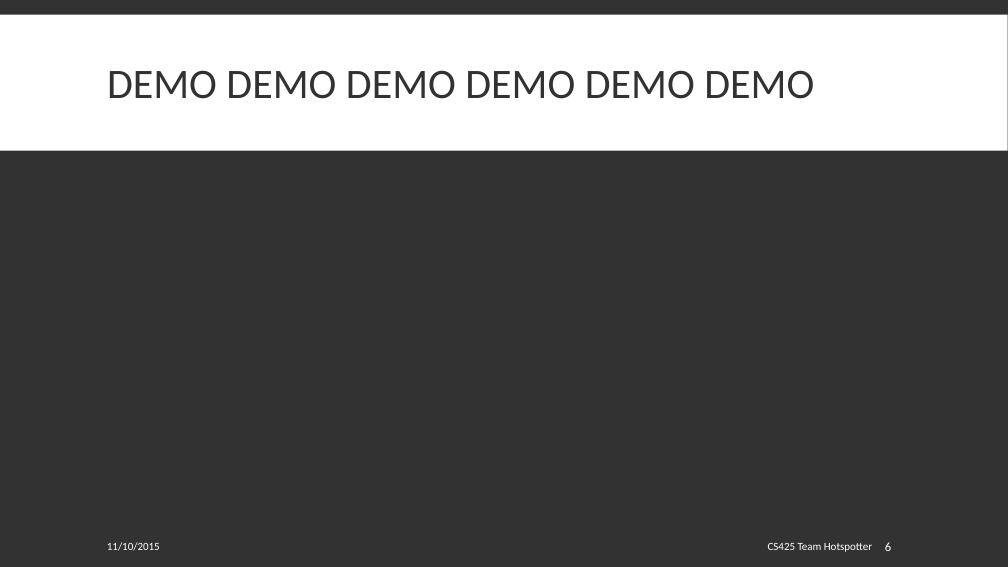
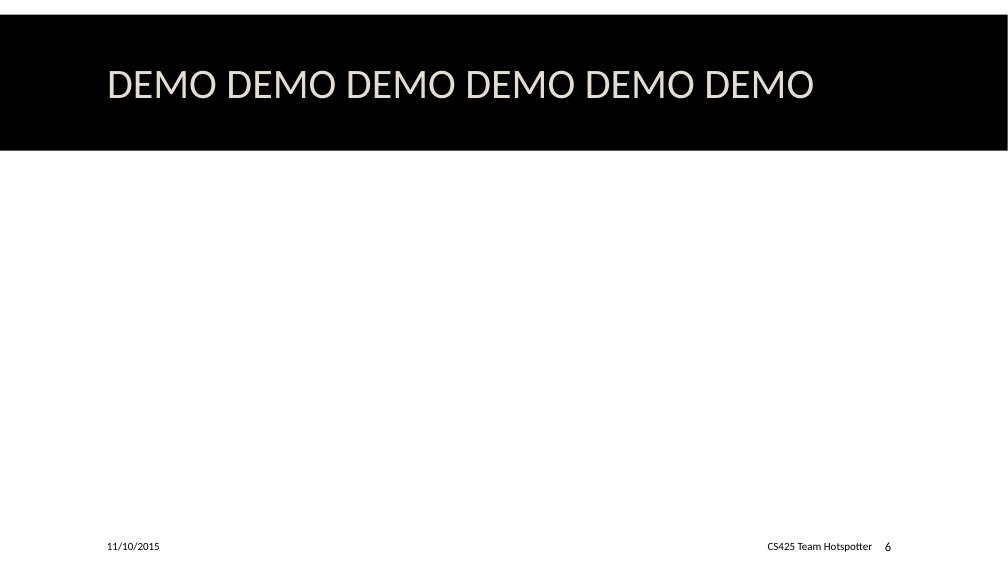
Before and after one commit to spesmit/hotspotter, a slide deck: slide 6 of Documentation/Presentations/CS499 Final Presentation.pptx. Drawn at 1008x567 pixels with LibreOffice and Linux fonts; fonts in the diff are those of the drawing; background and template pictures are left out. Boxes give left, top, right and bottom in pixels: in the first picture for what was removed or moved away, otherwise in the second. Text is boxed around its words. In the diff, an @@ line names an element or a change of style, - is before the commit and + after.

Commit message:
changed color scheme

```diff
--- a/Documentation/Presentations/CS499 Final Presentation.pptx
+++ b/Documentation/Presentations/CS499 Final Presentation.pptx
@@ background #323232 to picture (left out) @@
@@ rectangle at (0,14,1008,150): fill #FFFFFF to #000000 @@
@@ title "DEMO DEMO DEMO DEMO DEMO ..." at (107,70,814,99): text colour #323232 to #E3DED1 @@
@@ text colour #FFFFFF to #000000 in 3 elements at (107,542,160,551), (768,543,872,552), (885,542,891,551) @@
```
Also in this commit, not shown: 8 other slides changed.
